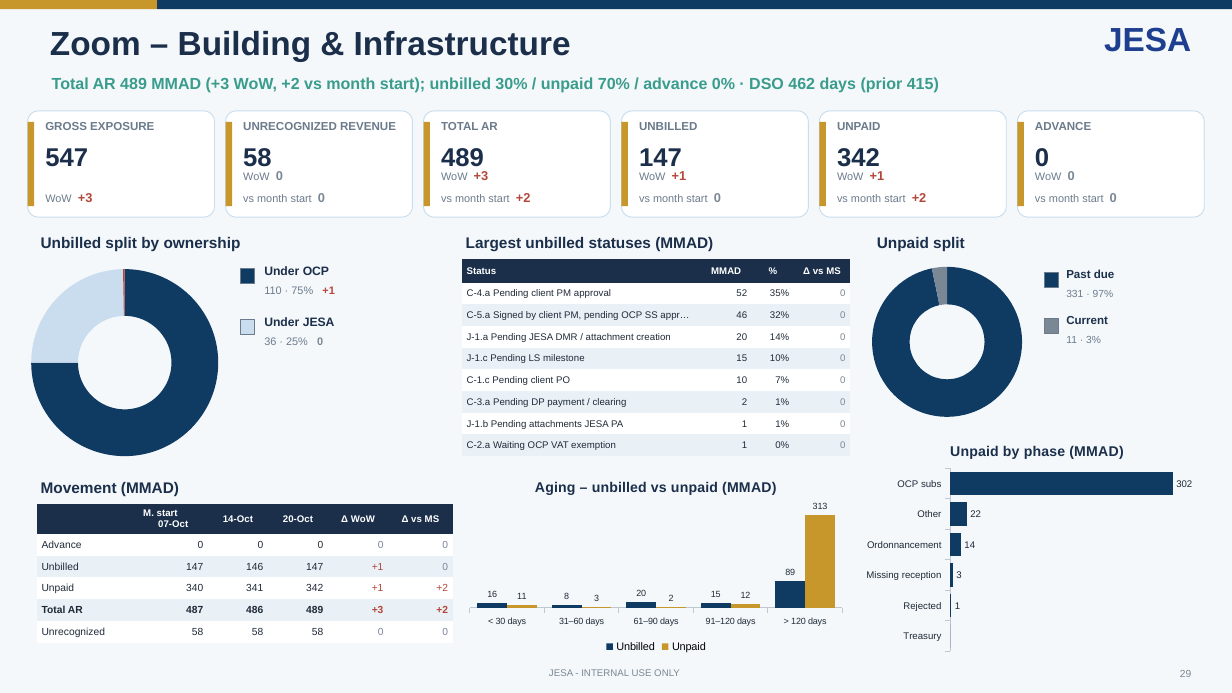
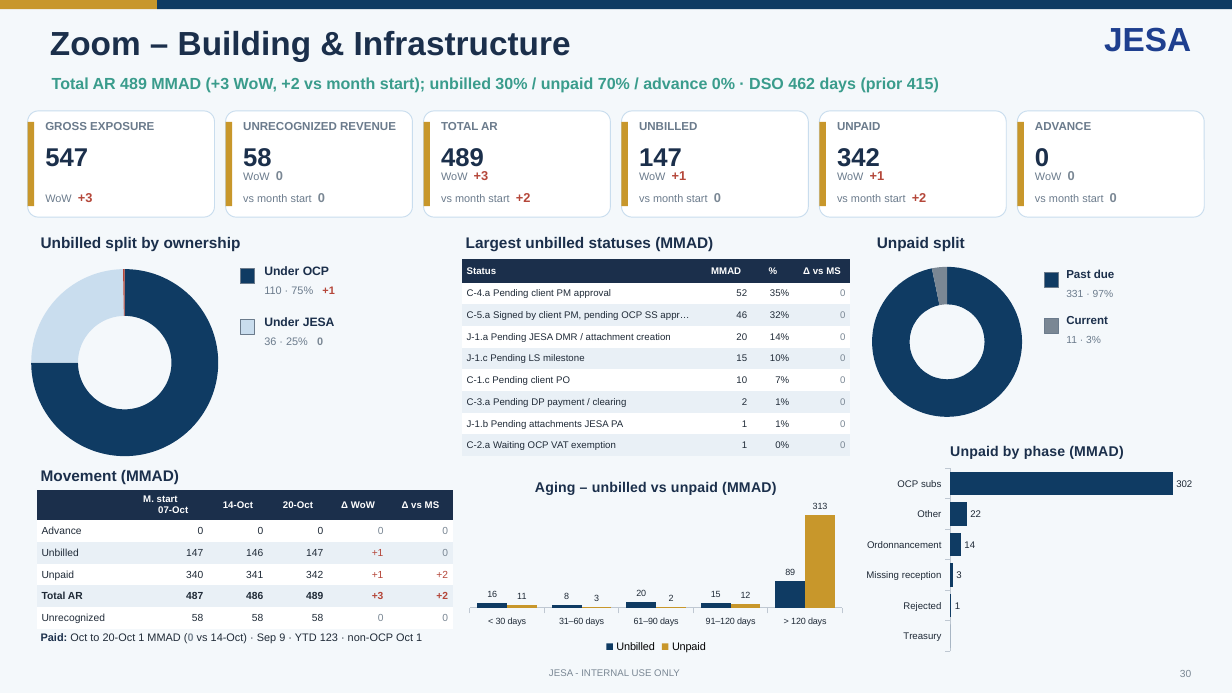
Before and after one commit to cherkaouihassan-art/Skills-Repo, a slide deck: slide 30 of weekly-ar-cash-deck/output/JESA_AR_Cash_Position_2026-10-21.pptx (slide 29 before the commit). Drawn at 1232x693 pixels with LibreOffice and Linux fonts; fonts in the diff are those of the drawing. Boxes give left, top, right and bottom in pixels: in the first picture for what was removed or moved away, otherwise in the second. Text is boxed around its words. In the diff, an @@ line names an element or a change of style, - is before the commit and + after.

```diff
--- a/weekly-ar-cash-deck/output/JESA_AR_Cash_Position_2026-10-21.pptx
+++ b/weekly-ar-cash-deck/output/JESA_AR_Cash_Position_2026-10-21.pptx
@@ text "Movement (MMAD)": place and size @@
-text "Movement (MMAD)" at bbox=[41, 482, 179, 496]
+text "Movement (MMAD)" at bbox=[41, 470, 179, 484]
@@ table: place and size @@
-table at bbox=[37, 504, 453, 641]
+table at bbox=[37, 490, 453, 627]
@@ text added at bbox=[41, 633, 422, 643], 8.5 pt, text #1F2A37 @@
+Paid: Oct to 20-Oct 1 MMAD (0 vs 14-Oct) · Sep 9 · YTD 123 · non-OCP Oct 1
```
Also in this commit, not shown: 29 other slides changed, 1 slide added, 6 other files.
